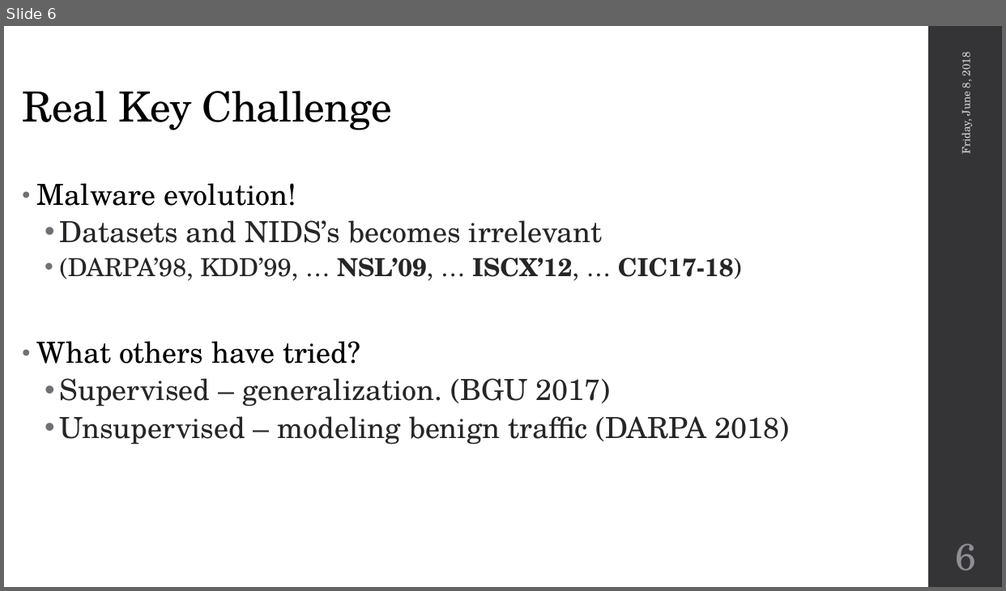
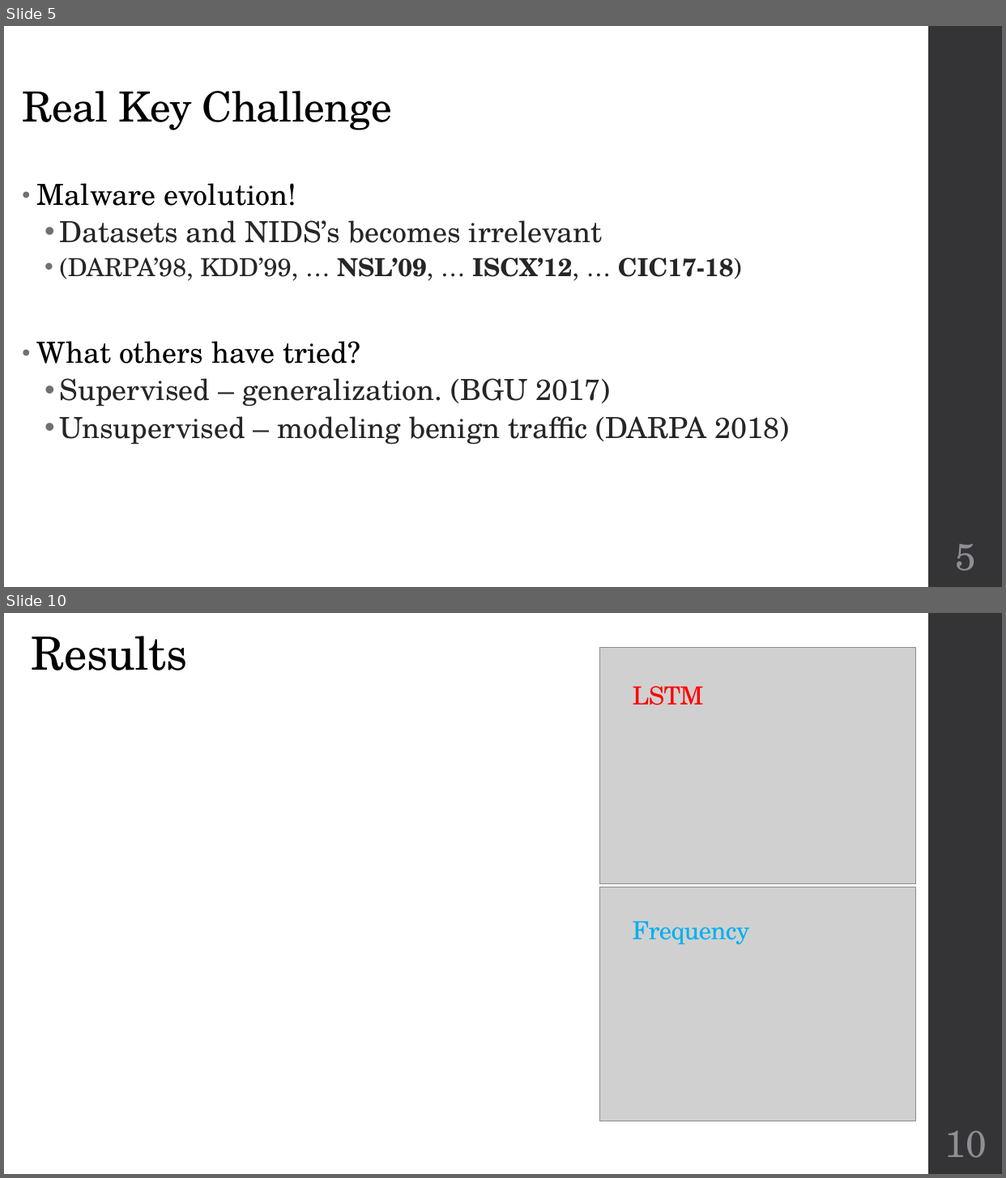
Before and after one commit to omerza/AnomalyDetection, a slide deck: omer_aryeh.pptx. Shown one above the other, each under a label of ours: slide 6 before the commit, slides 5 and 10 after it; the slides between them are not shown. The pictures are 1006x591 and 1006x1178 pixels, drawn with LibreOffice and Linux fonts; fonts in the diff are those of the drawing; grey boxes stand for pictures; background and template pictures are left out. Boxes give left, top, right and bottom in pixels: in the first picture for what was removed or moved away, otherwise in the second. Text is boxed around its words. In the diff, an @@ line names an element or a change of style, - is before the commit and + after.

```diff
--- a/omer_aryeh.pptx
+++ b/omer_aryeh.pptx
@@ slide 10 added at (4,613,1002,1174), background #FFFFFF; not listed: 1 template element that a slide beside it also shows @@
@@ title added at (32,636,187,671), 44 pt, text #000000 @@
+Results
@@ picture added at (600,648,917,884) @@
@@ text added at (633,686,704,705), 24 pt, text #FF0000 @@
+LSTM
@@ picture added at (600,887,917,1122) @@
@@ text added at (633,921,750,945), 24 pt, text #00B0F0 @@
+Frequency
@@ page number added at (945,1131,987,1158), 36 pt, text #8E8E94 @@
+10
@@ what was slide 6 is now slide 5 @@
@@ slide 5 changed as well @@
@@ text removed at (957,54,974,154) @@
-Friday, June 8, 2018
@@ page number at (955,544,976,571): text changed @@
-6
+5
```
Also in this commit, not shown: 4 other slides changed, 5 other slides added, 4 slides removed.
